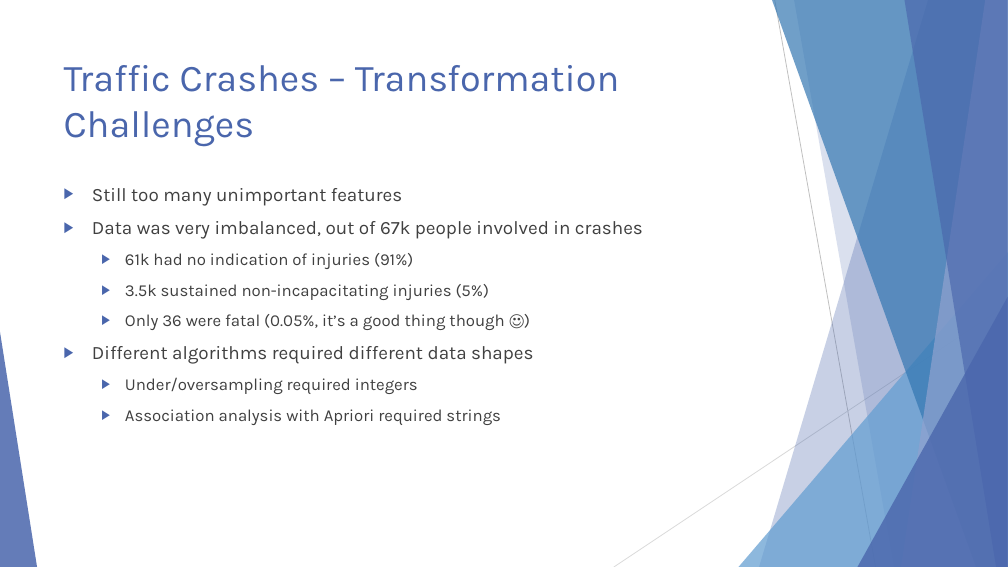
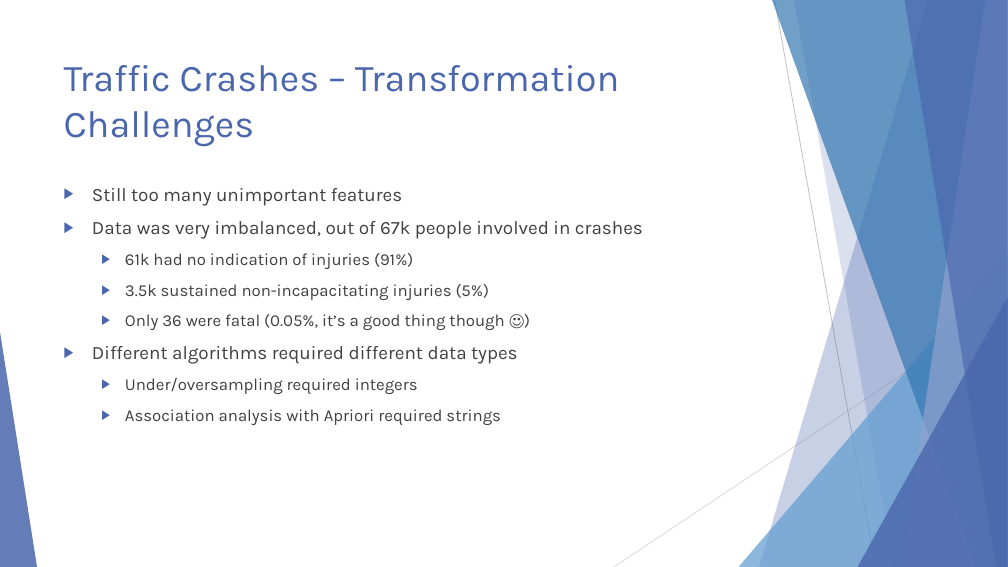
Before and after one commit to ndarwich/Crash-Analysis, a slide deck: slide 27 of Slides/An Investigation.pptx. Drawn at 1008x567 pixels with LibreOffice and Linux fonts; fonts in the diff are those of the drawing. Boxes give left, top, right and bottom in pixels: in the first picture for what was removed or moved away, otherwise in the second. Text is boxed around its words. In the diff, an @@ line names an element or a change of style, - is before the commit and + after.

```diff
--- a/Slides/An Investigation.pptx
+++ b/Slides/An Investigation.pptx
@@ text at bbox=[92, 346, 518, 364]: text changed @@
-▶ Different algorithms required different data shapes
+▶ Different algorithms required different data types
```
Also in this commit, not shown: 3 other slides changed, 2 slides added.
